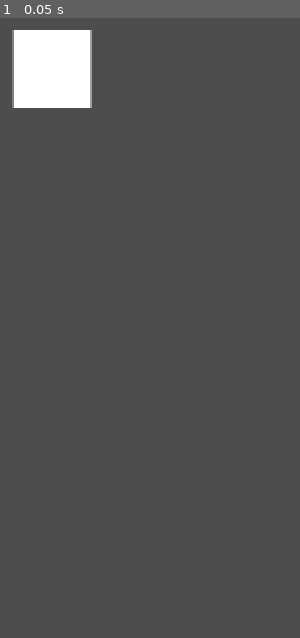
Above: before the commit, frame 1.
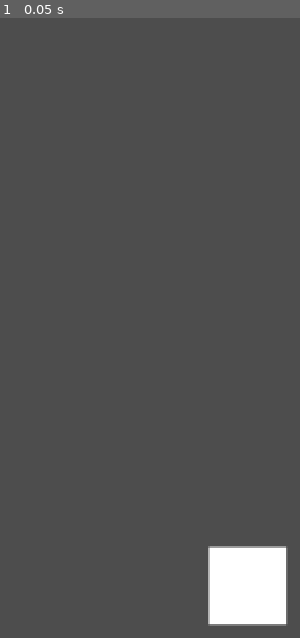
Above: after the commit, the same moment.

Repository: sebastianlindgren00/GetTheBeatGame
Game: Godot game, scene res://Scenes/Game.tscn
Same seed, same stepped clock (60 frames per second), same inputs: the game is played once before the commit and once after it.
Inputs:
- Up to frame 1 (0.05 s): no input

The runs differ from the first frame. In frame 1, 6.8% of the frame differs, in the area x 4-96%, y 1-99%.
Error after the commit: Parse Error: Identifier "snap_dist" not declared in the current scope. (res://Scripts/handPointer.gd:61)

Commit message:
2 hands fixed, new script for spawner

Diff:
--- a/Scenes/Game.tscn
+++ b/Scenes/Game.tscn
@@ -1,7 +1,8 @@
-[gd_scene load_steps=4 format=3 uid="uid://b6e3dd6e6l1qx"]
+[gd_scene load_steps=5 format=3 uid="uid://b6e3dd6e6l1qx"]
 
 [ext_resource type="Script" path="res://Scripts/handTracker.gd" id="1_ott3d"]
 [ext_resource type="Script" path="res://Scripts/handPointer.gd" id="2_qi1tl"]
+[ext_resource type="Script" path="res://Scripts/spawnCircles.gd" id="3_ns0rp"]
 
 [sub_resource type="GDScript" id="GDScript_mjukf"]
 script/source = "extends Control
@@ -169,8 +170,12 @@
 script = ExtResource("1_ott3d")
 
 [node name="pointer" type="ColorRect" parent="."]
+layout_mode = 0
 offset_left = 524.0
 offset_top = 516.0
 offset_right = 580.0
 offset_bottom = 572.0
 script = ExtResource("2_qi1tl")
+
+[node name="Node" type="Node" parent="."]
+script = ExtResource("3_ns0rp")
--- a/Scripts/handPointer.gd
+++ b/Scripts/handPointer.gd
@@ -22,10 +22,13 @@
 		#print(handOrientation[1])
 		pass
 
-	# Get the dominant hand base and use it as pointer
-	#TODO: Add failsafe for when hand1 or hand2 is empty
-	if handOrientation[0] == DOMINANT_HAND:
-		self.position = hand1[0] * Vector2(VIEWPORT_X, VIEWPORT_Y)
+	print("Orientation", handOrientation[0], ", ", handOrientation[1] )
+	print("Hand1: ", hand1[0])
+	print("Hand2: ", hand2[0])
+
+	# Get the dominant hand base and use it as pointer if two hands are used. Resort to the only hand if only one is used
+	if handOrientation[0] == DOMINANT_HAND or hand2[0] == Vector2(0, 0):
+		self.position = hand1[0] * Vector2(VIEWPORT_X, VIEWPORT_Y) # Attach hand to square
 	else:
 		self.position = hand2[0] * Vector2(VIEWPORT_X, VIEWPORT_Y)
 
@@ -42,52 +45,63 @@
 # 		var fingerRot = basePos2D.angle_to_point(indexBasePos2D)
 # 		self.rotation = fingerRot + PI / 2;
 
-# 	check_for_gesture(indexPointPos, indexBasePos, basePos)
+	check_for_gesture(hand1, hand2)
 
 # 	# Reset to default sprite
 # 	if (!is_pinching&&!is_grabbing&&!is_patting):
 # 		gestureText.text = ""
 # 		_renderer.texture = defaultSprite
 
-# func check_for_gesture(indexPointPos, indexBasePos, basePos):
-# 	# Look for pat
-# 	# Check the y-distance between point of index, base of index and base of hand
-# 	if abs(indexPointPos.y - indexBasePos.y) < pat_dist&&abs(indexBasePos.y - basePos.y) < pat_dist:
-# 		if !is_patting:
-# 			is_patting = true
-# 			gestureText.text = "PATTING"
-# 			is_grabbing = false
-# 			is_pinching = false
-# 			_renderer.texture = patSprite
-# 			if entered_balloon != null:
-# 				if entered_balloon.is_selected:
-# 					entered_balloon.unselect()
-# 				else:
-# 					entered_balloon.select()
-# 		return
-# 	else:
-# 		if is_patting: is_patting = false
+func check_for_gesture(hand1, hand2):
+	#
+	# https://www.ida.liu.se/~TDDD57/labb.sv.shtml
 
-# 	# Look for grab
-# 	var middleDipPos = ControlScript.index11
-# 	# Check the distance between middle finger dip and hand base
-# 	if basePos.distance_to(middleDipPos) < grab_dist:
-# 		if !is_grabbing:
-# 			is_grabbing = true
-# 			gestureText.text = "GRABBING"
-# 			is_pinching = false
-# 			_renderer.texture = closedSprite
-# 		return
-# 	else:
-# 		if is_grabbing: is_grabbing = false
+	# Look for snap
+	# Check the x-distance between point of thumb and point of middle finger
+	if abs(hand1[3].x - hand1[7].x) < snap_dist:
+		if !is_snapping:
+			is_snapping = true
+			gestureText.text = "SNAPPING"
+			_renderer.texture = snapSprite
+		return
+	else:
+		if is_snapping: is_snapping = false
 
-# 	# Look for pinch
-# 	var thumbPointPos = ControlScript.index4
-# 	# Check the distance between point of thumb and point of index
-# 	if thumbPointPos.distance_to(indexPointPos) < pinch_dist&&!is_grabbing:
-# 		if !is_pinching:
-# 			is_pinching = true
-# 			gestureText.text = "PINCHING"
-# 			_renderer.texture = pinchSprite
-# 	else:
-# 		if is_pinching: is_pinching = false
+	# Look for clap
+
+	# Look for pat
+	# Check the y-distance between point of index, base of index and base of hand
+	if abs(indexPointPos.y - indexBasePos.y) < pat_dist&&abs(indexBasePos.y - basePos.y) < pat_dist:
+		if !is_patting:
+			is_patting = true
+			gestureText.text = "PATTING"
+			is_grabbing = false
+			is_pinching = false
+
+		return
+	else:
+		if is_patting: is_patting = false
+
+	# Look for clap
+	var middleDipPos = ControlScript.index11
+	# Check the distance between middle finger dip and hand base
+	if basePos.distance_to(middleDipPos) < grab_dist:
+		if !is_grabbing:
+			is_grabbing = true
+			gestureText.text = "GRABBING"
+			is_pinching = false
+			_renderer.texture = closedSprite
+		return
+	else:
+		if is_grabbing: is_grabbing = false
+
+	# Look for pinch
+	var thumbPointPos = ControlScript.index4
+	# Check the distance between point of thumb and point of index
+	if thumbPointPos.distance_to(indexPointPos) < pinch_dist&&!is_grabbing:
+		if !is_pinching:
+			is_pinching = true
+			gestureText.text = "PINCHING"
+			_renderer.texture = pinchSprite
+	else:
+		if is_pinching: is_pinching = false
--- a/Scripts/handTracker.gd
+++ b/Scripts/handTracker.gd
@@ -1,6 +1,7 @@
 extends Node
 
 var json = JSON.new()
+const ORIENTATION_KEYS = ["Left", "Right"]
 var orientation = ["", ""]
 var hand1 = []	# The first hand array
 var hand2 = []	# The second hand array
@@ -15,13 +16,19 @@
 func copy_to_vector(data: Dictionary):
 	return Vector2(data.x, data.y)
 
-func base_vector(data: int):
-	return Vector2(data, data)
+func base_vector():
+	return Vector2(0, 0)
+
+func mirror_orientation(word: String):
+	if word == ORIENTATION_KEYS[0]:
+		return ORIENTATION_KEYS[1]
+	else:
+		return ORIENTATION_KEYS[0]
 
 func _ready():
 	for i in 21:
-		hand1.push_back(base_vector(0))
-		hand2.push_back(base_vector(0))
+		hand1.push_back(base_vector())
+		hand2.push_back(base_vector())
 
 func _process(_delta):
 	var error = json.parse(str(get_data()))
@@ -30,12 +37,16 @@
 		if typeof(data_received) == TYPE_ARRAY:
 			for index in hand1.size():
 				# Get hand orientation and its data
-				orientation[0] = data_received[0].category_name
+				orientation[0] = mirror_orientation(data_received[0].category_name)
 				hand1[index] = copy_to_vector(data_received[0].landmark_data[index])
 				if data_received.size() > 1:
-					orientation[1] = data_received[1].category_name
+					orientation[1] = mirror_orientation(data_received[1].category_name)
 					hand2[index] = copy_to_vector(data_received[1].landmark_data[index])
 				else:
-					hand2[index] = ""
+					hand2[index] = base_vector()
 		else:
 			print("Unexpected data")
+
+	# Print the data
+	# print("Hand 1: ", orientation[0], hand1)
+	# print("Hand 2: ", orientation[1], hand2)
--- /dev/null
+++ b/Scripts/spawnCircles.gd
@@ -0,0 +1,11 @@
+extends Node
+
+
+# Called when the node enters the scene tree for the first time.
+func _ready():
+	pass # Replace with function body.
+
+
+# Called every frame. 'delta' is the elapsed time since the previous frame.
+func _process(delta):
+	pass
Binary file added: Icons/Clapping Hands.png
Not shown, added: Icons/Clapping Hands.png.import
Binary file added: Icons/Pinched Fingers.png
Not shown, added: Icons/Pinched Fingers.png.import
Binary file added: Icons/Thumbs Up.png
Not shown, added: Icons/Thumbs Up.png.import
Not shown, changed: hands_data.txt
Not shown, changed: .DS_Store
